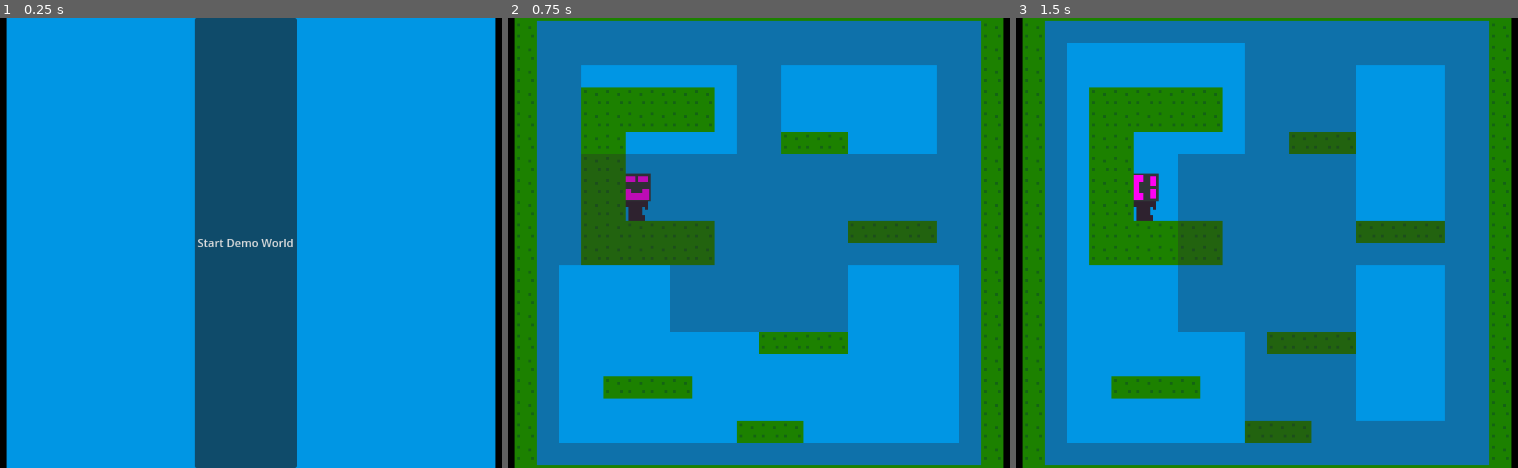
Above: before the commit, frames 1-3 (left to right).
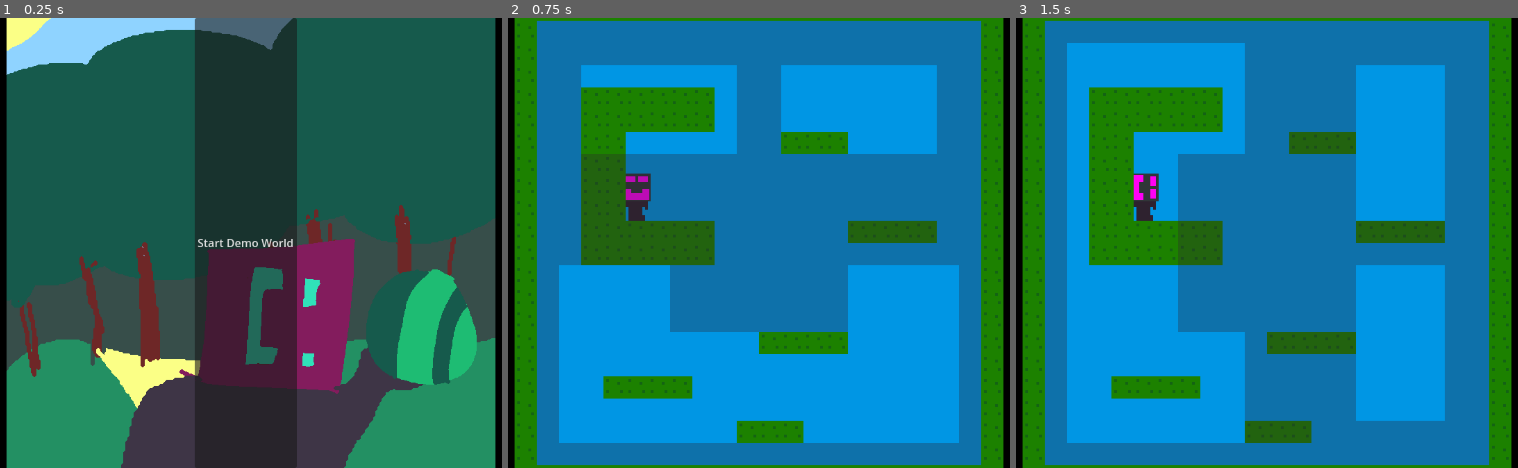
Above: after the commit, the same moments.

Repository: Ecsodikas/rotating-masks-in-the-jungle-game
Game: Godot game, scene res://assets/game_scene.tscn
The game is run twice, just before and just after one commit, with the same random seed, the same clock (stepped at 60 frames per second) and the same inputs.
Inputs:
- Up to frame 1 (0.25 s): no input
- Up to frame 2 (0.75 s): click "Start Demo World" at 0.5 s
- Up to frame 3 (1.5 s): tap Enter at 1.25 s; hold E (rotate_mask_right) from 1.28 s (still down)

The runs differ from the first frame. In frame 1, 97% of the frame differs, in the area x 1-99%, y 0-100%; in frame 2, nothing differs; in frame 3, nothing differs.

Commit message:
start menu

Diff:
--- a/assets/menus/main_menu.gd
+++ b/assets/menus/main_menu.gd
@@ -4,3 +4,4 @@
 func _on_demo_level_start_button_up() -> void:
 	GameManager.load_level(0)
 	$DemoLevelStart.visible = false
+	$HBoxContainer/TextureRect.visible = false
--- a/assets/menus/main_menu.tscn
+++ b/assets/menus/main_menu.tscn
@@ -1,6 +1,7 @@
-[gd_scene load_steps=2 format=3 uid="uid://cv7q051f4kg0j"]
+[gd_scene load_steps=3 format=3 uid="uid://cv7q051f4kg0j"]
 
 [ext_resource type="Script" uid="uid://by4wqf1k85wrk" path="res://assets/menus/main_menu.gd" id="1_o8mnx"]
+[ext_resource type="Texture2D" uid="uid://sx1qgmnq245q" path="res://assets/menus/tmp_mainmenu.png" id="2_0i0v4"]
 
 [node name="MainMenu" type="Control"]
 layout_mode = 3
@@ -18,7 +19,7 @@
 anchor_bottom = 1.0
 grow_horizontal = 2
 grow_vertical = 2
-theme_override_constants/separation = 574
+theme_override_constants/separation = 0
 alignment = 1
 
 [node name="Left" type="ColorRect" parent="HBoxContainer"]
@@ -26,6 +27,10 @@
 layout_mode = 2
 size_flags_horizontal = 2
 color = Color(0, 0, 0, 1)
+
+[node name="TextureRect" type="TextureRect" parent="HBoxContainer"]
+layout_mode = 2
+texture = ExtResource("2_0i0v4")
 
 [node name="Right" type="ColorRect" parent="HBoxContainer"]
 custom_minimum_size = Vector2(224, 0)
Binary file added: assets/menus/tmp_mainmenu.png
Not shown, added: assets/menus/tmp_mainmenu.png.import
